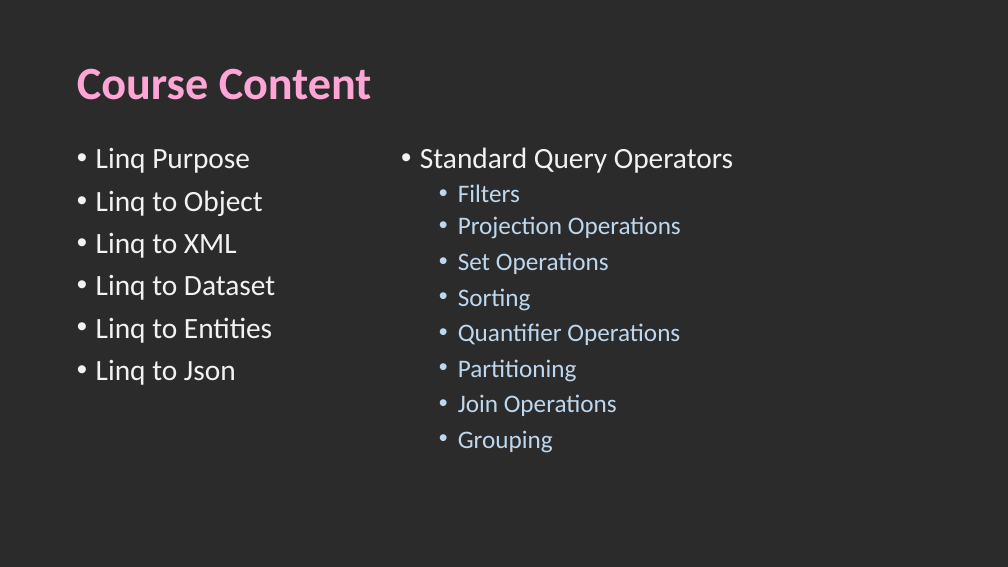
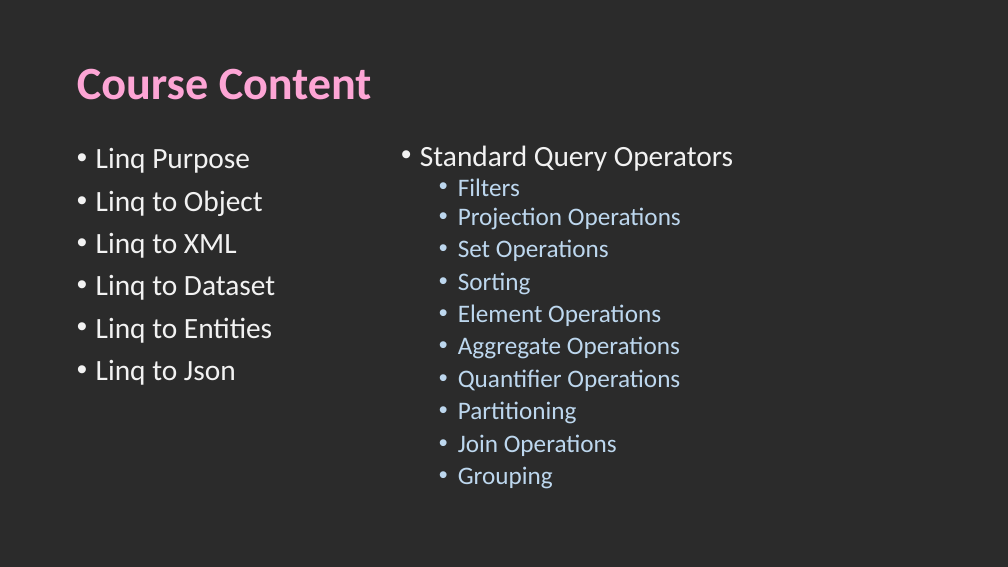
Before and after one commit to karthik9728/Linq, a slide deck: slide 2 of Linq.pptx. Drawn at 1008x567 pixels with LibreOffice and Linux fonts; fonts in the diff are those of the drawing; background and template pictures are left out; a plain dark background stands for a picture behind light text. Boxes give left, top, right and bottom in pixels: in the first picture for what was removed or moved away, otherwise in the second. Text is boxed around its words. In the diff, an @@ line names an element or a change of style, - is before the commit and + after.

```diff
--- a/Linq.pptx
+++ b/Linq.pptx
@@ text at (x1=420, y1=145, x2=733, y2=489): line spacing 0.9 to 0.8; line spacing 1 to 0.9 @@
@@ text at (x1=458, y1=304, x2=680, y2=359): paragraphs added @@
+  • Element Operations
+  • Aggregate Operations
```
Also in this commit, not shown: 2 other slides changed, 2 slides added, 2 slides removed.
